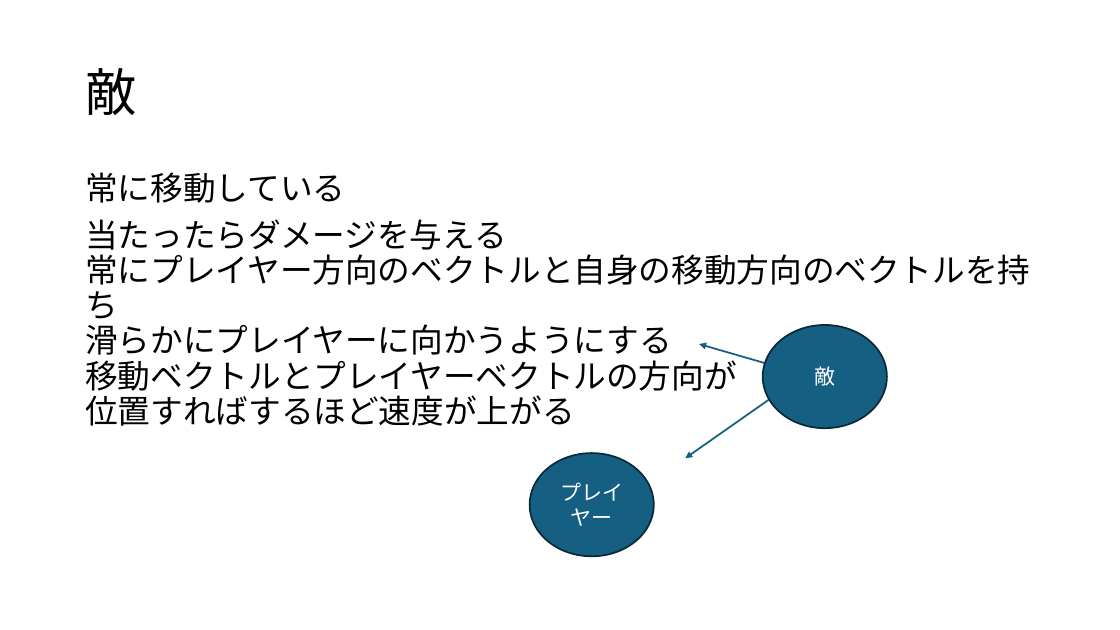
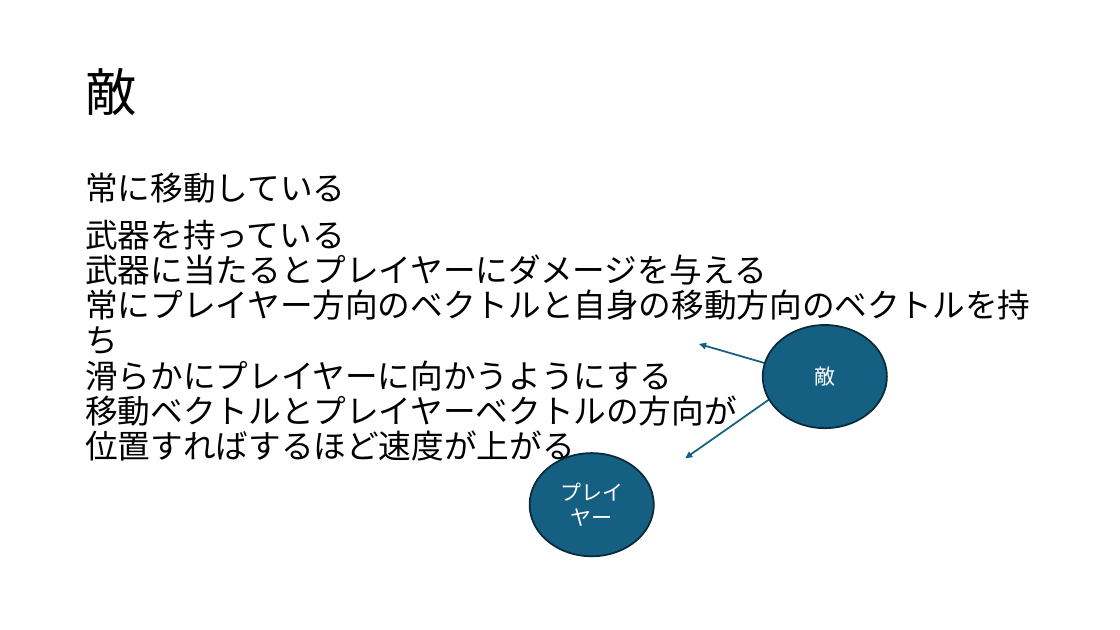
Before and after one commit to HayashiMasakane/Syuusyokusakuhixn, a slide deck: slide 7 of 資料/企画書.pptx (slide 6 before the commit). Drawn at 1120x630 pixels with LibreOffice and Linux fonts; fonts in the diff are those of the drawing. Boxes give left, top, right and bottom in pixels: in the first picture for what was removed or moved away, otherwise in the second. Text is boxed around its words. In the diff, an @@ line names an element or a change of style, - is before the commit and + after.

Commit message:
企画書の完成01
ステージやタイトルなど
足りなかった部分を追加

```diff
--- a/資料/企画書.pptx
+++ b/資料/企画書.pptx
@@ text at [85,219,1030,467]: text changed @@
-当たったらダメージを与える
-常にプレイヤー方向のベクトルと自身の移動方向のベクトルを持ち
-滑らかにプレイヤーに向かうようにする
-移動ベクトルとプレイヤーベクトルの方向が
-位置すればするほど速度が上がる
+武器を持っている
+武器に当たるとプレイヤーにダメージを与える
+常にプレイヤー方向のベクトルと自身の移動方向のベクトルを持ち
+滑らかにプレイヤーに向かうようにする
+移動ベクトルとプレイヤーベクトルの方向が
+位置すればするほど速度が上がる
```
Also in this commit, not shown: 4 other slides changed, 3 slides added.
